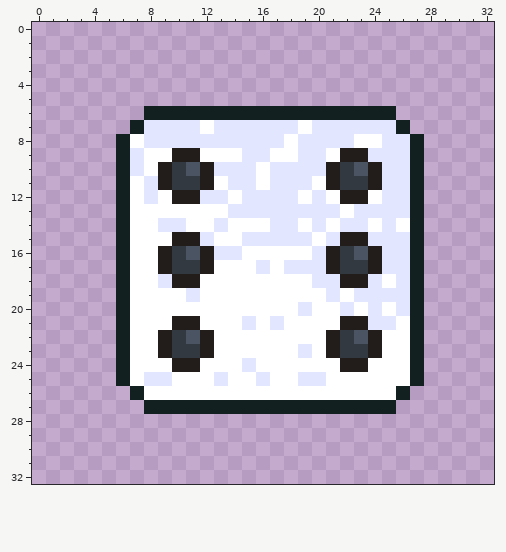
Pixel-art sprite -- assets/textures/DiceSides/6.png. This is how it looked before the edit.
The file is 33x33 pixels.
Once edited:
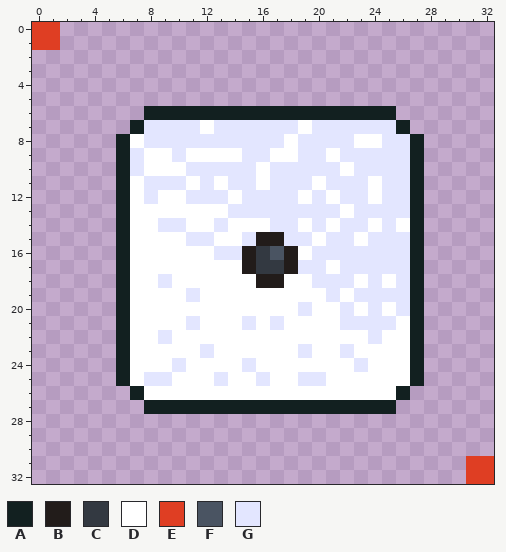
Palette (. is transparent): A #122020  B #221c1a  C #333941  D #ffffff  E #df3e23  F #4a5462  G #e3e6ff
The edit:
@@ x 0..3 @@
- 0 ....
- 1 ....
+ 0 EE..
+ 1 EE..
  2 ....
@@ x 7..26 @@
  8 DGGGGGGGGGGDGGGGDDGG
- 9 GDDBBDDDGGDDGGDBBGGG
-10 GDBCFBGGGDGGGGBCFBGG
-11 DGBCCBDGGDGGGDBCCBGG
-12 DGDBBGGDGGGGDGDBBDGG
+ 9 GDDGDDDDGGDDGGDGGGGG
+10 GDDDGGGGGDGGGGGDGGGG
+11 DGGGDGDGGDGGGDGGGDGG
+12 DGDDGGGDGGGGDGDGGDGG
 13 DDDDDDDGGGGGGGGDGGGG
 14 DDGGDDGDDDGGDGDGGDGD
-15 DDDBBGDDGGGGGDGBBGGG
-16 DDBCFBGGDDDDDGBCFBGG
-17 DDBCCBDDDGDGGGBCCBGG
-18 DDGBBDDDDDDDDGGBBGDG
+15 DDDDGGDDGBBGGDGGDGGG
+16 DDDDDDGGBCFBDGGGGGGG
+17 DDDDDDDDBCCBGGDGGGGG
+18 DDGDDDDDDBBDDGGGDGDG
 19 DDDDGDDDDDDDDDGDGGGG
 20 DDDDDDDDDDDDGDDGDGDG
-21 DDDBBDDDGDGDDDDBBGGD
-22 DDBCFBDDDDDDDDBCFBDD
-23 DDBCCBDDDDDDGDBCCBDD
-24 DDDBBDDDGDDDDDDBBDDD
+21 DDDDGDDDGDGDDDDGGGGD
+22 DDGDDDDDDDDDDDDDDGDD
+23 DDDDDGDDDDDDGDDGDDDD
+24 DDDGDDDDGDDDDDDDGDDD
 25 DGGDDDGDDGDDGGDDDDDD
@@ x 29..32 @@
 30 ....
-31 ....
-32 ....
+31 ..EE
+32 ..EE
